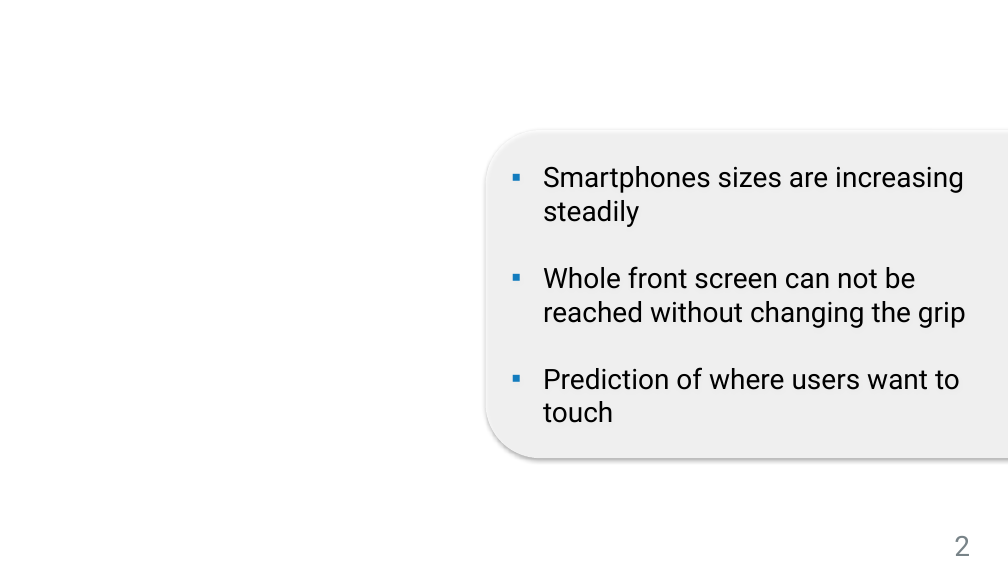
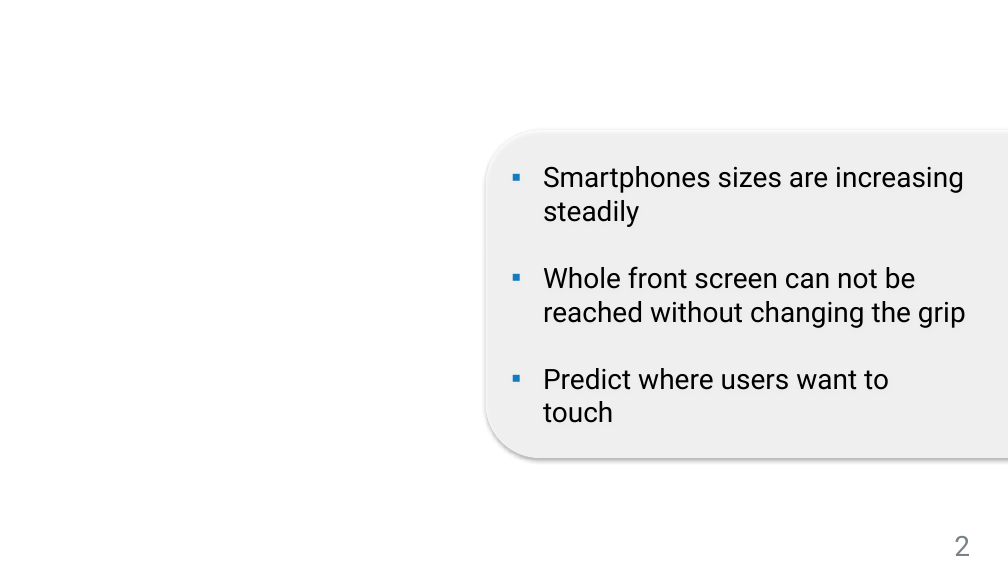
Before and after one commit to Stunkymonkey/fapra-imu, a slide deck: slide 2 of Presentation_Buehler_Steuerlein.pptx. Drawn at 1008x567 pixels with LibreOffice and Linux fonts; fonts in the diff are those of the drawing; background and template pictures are left out. Boxes give left, top, right and bottom in pixels: in the first picture for what was removed or moved away, otherwise in the second. Text is boxed around its words. In the diff, an @@ line names an element or a change of style, - is before the commit and + after.

```diff
--- a/Presentation_Buehler_Steuerlein.pptx
+++ b/Presentation_Buehler_Steuerlein.pptx
@@ text in rounded rectangle at (x1=543, y1=368, x2=889, y2=423): text changed @@
-▪ Prediction of where users want to
-  touch
+▪ Predict where users want to
+  touch
```
Also in this commit, not shown: 1 other slide changed, 2 slides added, 1 slide removed.
